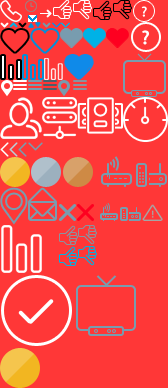
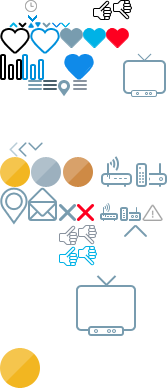
Revision of a layered 168 × 388 image; what changed, layer by layer:
added layer "Слой 1617 копия" above "Слой 141" over left=124, top=225, right=147, bottom=237
showed "Слой 137" over left=40, top=0, right=52, bottom=9
added layer "Слой 169" above "Слой 170" over left=101, top=226, right=123, bottom=244
added layer "Слой 170" above "Слой 147" over left=106, top=246, right=122, bottom=264
hid "Фон" over left=0, top=0, right=168, bottom=388
